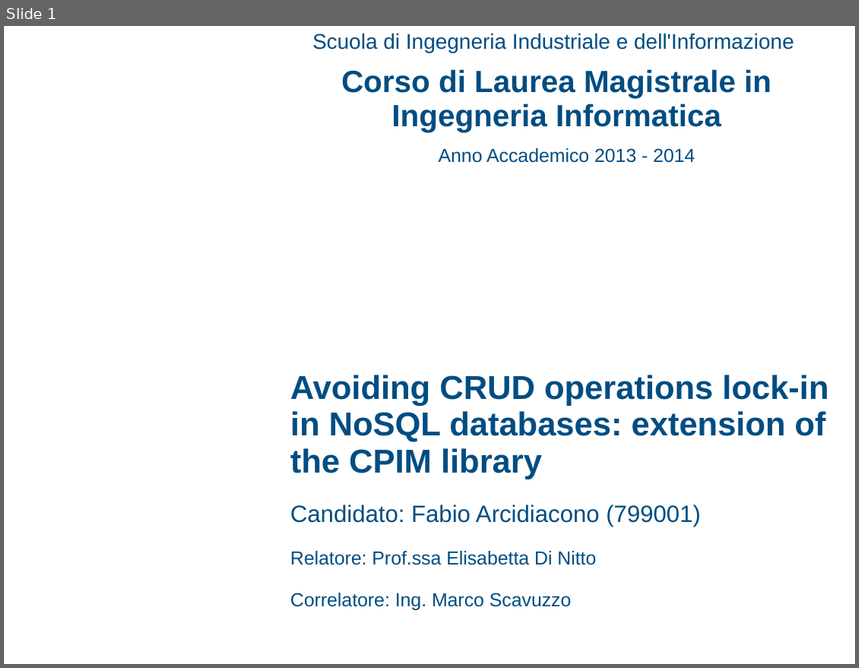
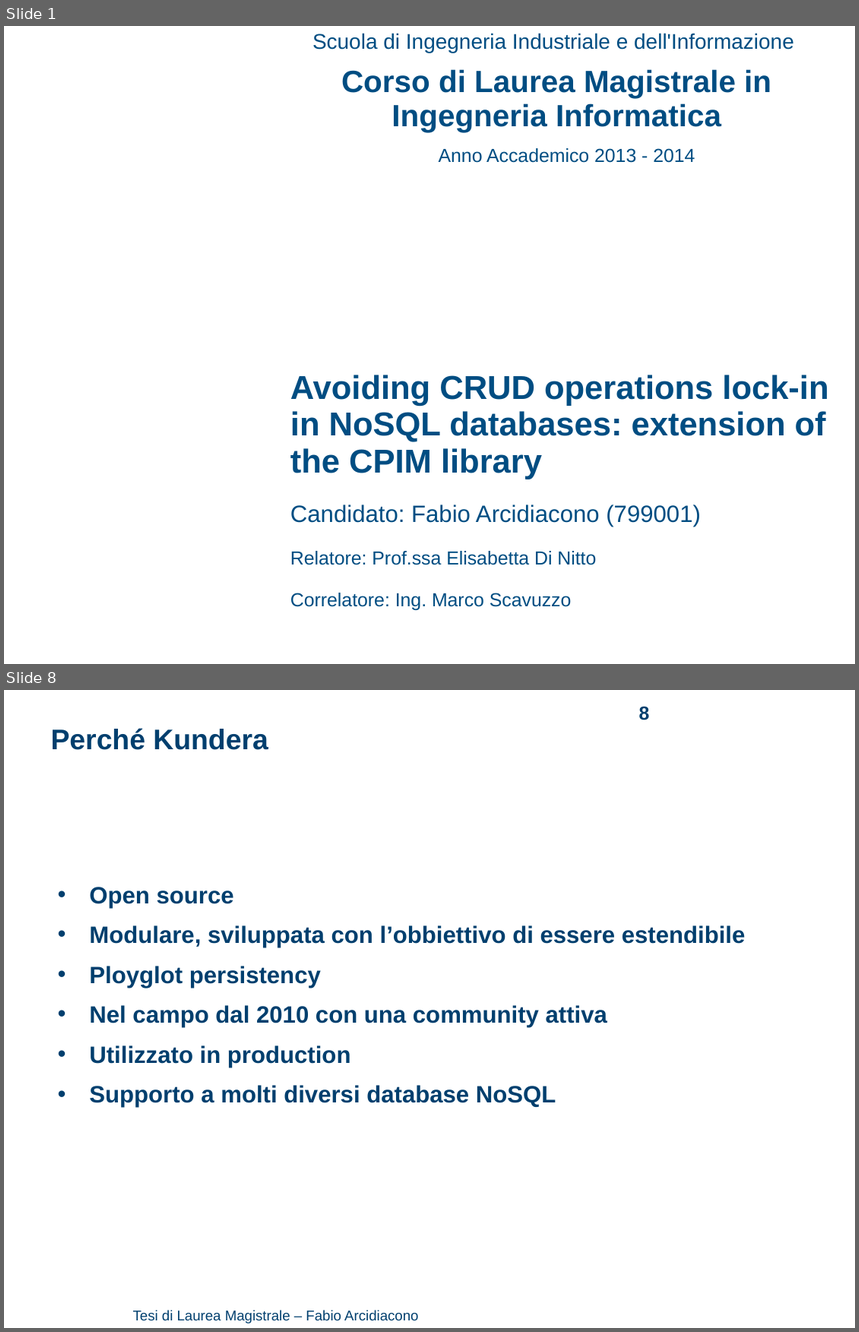
Before and after one commit to arci/thesis, a slide deck: presentation/ThesisPresentation.ppt. Shown one above the other, each under a label of ours: slide 1 before the commit, slides 1 and 8 after it; the slides between them are not shown. The pictures are 859x668 and 859x1332 pixels, drawn with LibreOffice and Linux fonts; fonts in the diff are those of the drawing; background and template pictures are left out. Boxes give left, top, right and bottom in pixels: in the first picture for what was removed or moved away, otherwise in the second. Text is boxed around its words. In the diff, an @@ line names an element or a change of style, - is before the commit and + after.

```diff
--- a/presentation/ThesisPresentation.ppt
+++ b/presentation/ThesisPresentation.ppt
@@ slide 8 added at box(4, 690, 855, 1328), background #FFFFFF @@
@@ page number added at box(639, 706, 650, 720), 16 pt, text #003F6E, bold @@
+8
@@ text added at box(51, 728, 268, 750), 24 pt, text #003F6E, bold @@
+Perché Kundera
@@ text added at box(89, 887, 746, 1108), 20 pt, text #003F6E, bold @@
+• Open source
+• Modulare, sviluppata con l’obbiettivo di essere estendibile
+• Ployglot persistency
+• Nel campo dal 2010 con una community attiva
+• Utilizzato in production
+• Supporto a molti diversi database NoSQL
@@ text added at box(133, 1310, 418, 1324), 12 pt, text #003F6E @@
+Tesi di Laurea Magistrale – Fabio Arcidiacono
```
Also in this commit, not shown: 3 slides changed, 10 other slides added, 4 slides removed, 1 other file.
